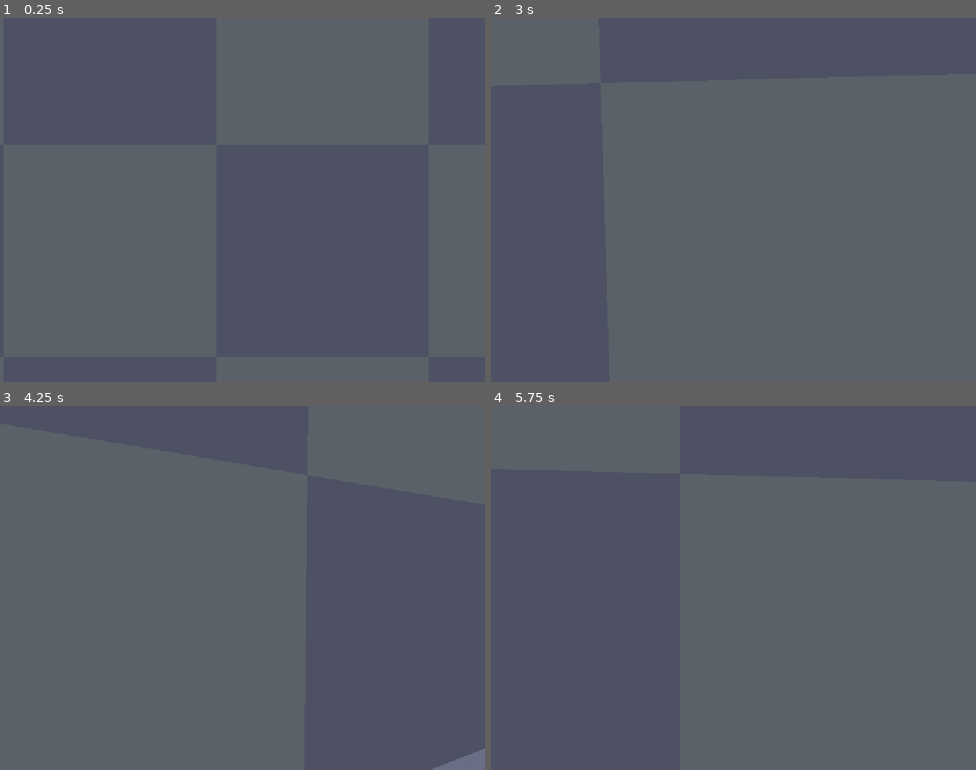
Above: before the commit, frames 1-4 (two rows, left to right).
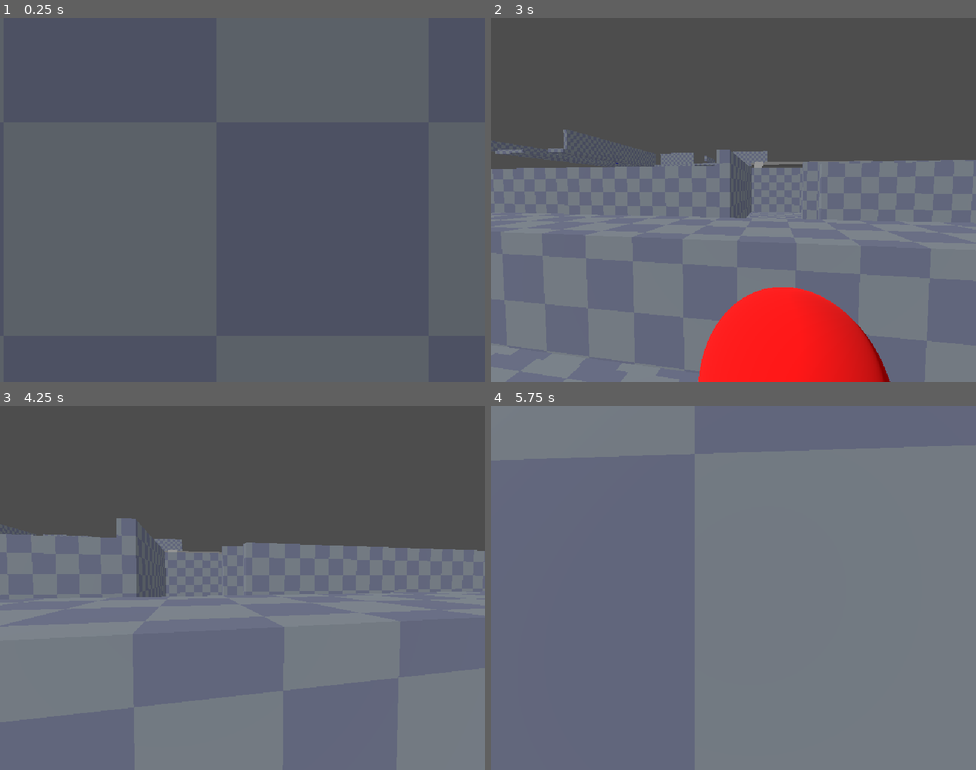
Above: after the commit, the same moments.

Repository: ktyldev/metros-edge
Game: Godot game, scene res://scenes/main.tscn
Same seed, same stepped clock (60 frames per second), same inputs: the game is played once before the commit and once after it.
Inputs (mouse positions are in pixels of both pictures, inside the frame that each line leads up to):
- Up to frame 1 (0.25 s): no input
- Up to frame 2 (3 s): tap Enter at 0.5, 2 s; move the mouse to (757, 200) at 0.52 s; hold Ctrl (crouch) 0.53-1.28 s; hold W (forward) from 0.53 s (still down); tap Space (jump) at 0.77, 1.25, 1.52, 2.75 s; move the mouse to (709, 200) at 1.27 s; right-click (709, 200) at 1.35 s; move the mouse to (743, 192) at 2.02 s; hold Shift (sprint) 2.03-2.78 s; move the mouse to (728, 207) at 2.77 s; tap Q (turn) at 2.85 s
- Up to frame 3 (4.25 s): keep holding W (forward); tap Space (jump) at 3.02, 3.77 s; move the mouse to (276, 591) at 3.52 s; hold Ctrl (crouch) from 3.53 s (still down)
- Up to frame 4 (5.75 s): keep holding W (forward); move the mouse to (694, 584) at 4.27 s; release Ctrl (crouch) at 4.28 s; right-click (694, 584) at 4.35 s; tap Space (jump) at 4.52 s; move the mouse to (738, 588) at 5.02 s; hold Shift (sprint) from 5.03 s (still down)

The runs differ from the first frame. In frame 2, 65% of the frame differs, in the area x 0-100%, y 0-100%; in frame 3, 70%; in frame 4, 96%.

Commit message:
Graybox + collision up to first turnstile

Diff:
--- a/metros-edge/scenes/environment/environment.tscn
+++ b/metros-edge/scenes/environment/environment.tscn
@@ -2,23 +2,32 @@
 
 [ext_resource type="PackedScene" uid="uid://bsq1gdc4f7624" path="res://scenes/environment/starting_platform.tscn" id="1_8nqbb"]
 [ext_resource type="PackedScene" uid="uid://ckq8i1qxrwru7" path="res://scenes/environment/turnstiles.tscn" id="2_4ff8o"]
+[ext_resource type="Material" uid="uid://cxa0qqjb8yxod" path="res://materials/graybox/graybox_mat.tres" id="2_58tnn"]
 [ext_resource type="PackedScene" uid="uid://56don1h463lh" path="res://scenes/environment/atrium.tscn" id="3_als2k"]
 [ext_resource type="PackedScene" uid="uid://ha5ko6i2cxv3" path="res://scenes/environment/end_platform.tscn" id="4_s0v2d"]
 
 [sub_resource type="BoxMesh" id="BoxMesh_jg88y"]
+material = ExtResource("2_58tnn")
 size = Vector3(6.171814, 0.892395, 16.361328)
 
 [sub_resource type="BoxMesh" id="BoxMesh_4ff8o"]
+material = ExtResource("2_58tnn")
 size = Vector3(6.171814, 0.892395, 16.361328)
+
+[sub_resource type="BoxShape3D" id="BoxShape3D_jg88y"]
+size = Vector3(23.88977, 1, 32.638535)
+
+[sub_resource type="BoxShape3D" id="BoxShape3D_58tnn"]
+size = Vector3(0.8862915, 6.8691406, 16.345913)
 
 [node name="Environment" type="Node3D" unique_id=437154403]
 
 [node name="Greybox" type="Node3D" parent="." unique_id=1592725347]
 
 [node name="StartingPlatform" parent="Greybox" unique_id=247923355 instance=ExtResource("1_8nqbb")]
-transform = Transform3D(1, 0, 0, 0, 1, 0, 0, 0, 1, -0.19665146, 0.109436035, 57.14059)
+transform = Transform3D(1, 0, 0, 0, 1, 0, 0, 0, 1, -0.19665146, 0.010986328, 57.14059)
 
-[node name="Tunnel1" type="Node3D" parent="Greybox" unique_id=1256782497]
+[node name="Tunnel1" type="StaticBody3D" parent="Greybox" unique_id=772833701]
 transform = Transform3D(1, 0, 0, 0, 1, 0, 0, 0, 1, -0.19665146, 0, 32.7993)
 
 [node name="Floor1" type="MeshInstance3D" parent="Greybox/Tunnel1" unique_id=1725239072]
@@ -48,6 +57,26 @@
 [node name="Wall4" type="MeshInstance3D" parent="Greybox/Tunnel1" unique_id=1148805234]
 transform = Transform3D(-5.7320566e-15, 1.3113416e-07, -1, -1, -4.371139e-08, 0, -4.371139e-08, 1, 1.3113416e-07, 10.9815235, 2.7970057, 6.025173)
 mesh = SubResource("BoxMesh_4ff8o")
+
+[node name="CollisionShape3D" type="CollisionShape3D" parent="Greybox/Tunnel1" unique_id=1907671626]
+transform = Transform3D(1, 0, 0, 0, 1, 0, 0, 0, 1, 7.9535522, -0.5, -0.5000763)
+shape = SubResource("BoxShape3D_jg88y")
+
+[node name="CollisionShape3D2" type="CollisionShape3D" parent="Greybox/Tunnel1" unique_id=1359324325]
+transform = Transform3D(1, 0, 0, 0, 1, 0, 0, 0, 1, -3.5481873, 2.4345703, 7.6462326)
+shape = SubResource("BoxShape3D_58tnn")
+
+[node name="CollisionShape3D3" type="CollisionShape3D" parent="Greybox/Tunnel1" unique_id=638211284]
+transform = Transform3D(1, 0, 0, 0, 1, 0, 0, 0, 1, 19.4605, 2.4345703, -2.6405716)
+shape = SubResource("BoxShape3D_58tnn")
+
+[node name="CollisionShape3D4" type="CollisionShape3D" parent="Greybox/Tunnel1" unique_id=1232849633]
+transform = Transform3D(-4.371139e-08, 0, -1, 0, 1, 0, 1, 0, -4.371139e-08, 10.999929, 2.4345703, 6.0209274)
+shape = SubResource("BoxShape3D_58tnn")
+
+[node name="CollisionShape3D5" type="CollisionShape3D" parent="Greybox/Tunnel1" unique_id=126045166]
+transform = Transform3D(-4.371139e-08, 0, -1, 0, 1, 0, 1, 0, -4.371139e-08, 4.889578, 2.4345703, -0.9990921)
+shape = SubResource("BoxShape3D_58tnn")
 
 [node name="Turnstiles" parent="Greybox" unique_id=2135899008 instance=ExtResource("2_4ff8o")]
 transform = Transform3D(1, 0, 0, 0, 1, 0, 0, 0, 1, 15.736181, 0, 7.119705)
--- a/metros-edge/scenes/environment/starting_platform.tscn
+++ b/metros-edge/scenes/environment/starting_platform.tscn
@@ -1,6 +1,9 @@
 [gd_scene format=3 uid="uid://bsq1gdc4f7624"]
 
 [ext_resource type="PackedScene" uid="uid://c3pubuujs71cs" path="res://scenes/environment/platform.tscn" id="1_p7wm6"]
+
+[sub_resource type="BoxShape3D" id="BoxShape3D_375kw"]
+size = Vector3(46.78279, 4.935913, 1)
 
 [sub_resource type="StandardMaterial3D" id="StandardMaterial3D_375kw"]
 albedo_color = Color(1, 0, 0, 1)
@@ -21,6 +24,17 @@
 [node name="DoorWall" parent="Platform2" index="1" unique_id=1728589186]
 visible = true
 
+[node name="StaticBody3D2" type="StaticBody3D" parent="Platform2/DoorWall" index="2" unique_id=824258936]
+transform = Transform3D(1, 0, 0, 0, 1, 0, 0, 0, 1, -4.768372e-07, 2.451268, 2.9164748)
+
+[node name="CollisionShape3D" type="CollisionShape3D" parent="Platform2/DoorWall/StaticBody3D2" unique_id=2065579265]
+transform = Transform3D(1, 0, 0, 0, 1, 0, 0, 0, 1, 26.61221, 0.05340576, 0)
+shape = SubResource("BoxShape3D_375kw")
+
+[node name="CollisionShape3D2" type="CollisionShape3D" parent="Platform2/DoorWall/StaticBody3D2" unique_id=1343866883]
+transform = Transform3D(1, 0, 0, 0, 1, 0, 0, 0, 1, -26.228054, 0.05340576, -3.8146973e-06)
+shape = SubResource("BoxShape3D_375kw")
+
 [node name="SolidWall" parent="Platform2" index="2" unique_id=2105825161]
 visible = false
 
--- a/metros-edge/scenes/environment/turnstiles.tscn
+++ b/metros-edge/scenes/environment/turnstiles.tscn
@@ -1,17 +1,35 @@
 [gd_scene format=3 uid="uid://ckq8i1qxrwru7"]
 
+[ext_resource type="Material" uid="uid://cxa0qqjb8yxod" path="res://materials/graybox/graybox_mat.tres" id="1_prkmf"]
+
 [sub_resource type="BoxMesh" id="BoxMesh_8nqbb"]
+material = ExtResource("1_prkmf")
 size = Vector3(17.832977, 0.892395, 16.361328)
 
 [sub_resource type="BoxMesh" id="BoxMesh_375kw"]
+material = ExtResource("1_prkmf")
 size = Vector3(14.702209, 2.0031738, 1)
 
-[node name="Turnstiles" type="Node3D" unique_id=2135899008]
+[sub_resource type="BoxShape3D" id="BoxShape3D_jg88y"]
+size = Vector3(16.34967, 1, 17.842285)
+
+[sub_resource type="BoxShape3D" id="BoxShape3D_brfyq"]
+size = Vector3(16.34967, 1.874939, 1.0147095)
+
+[node name="Turnstiles" type="StaticBody3D" unique_id=1607049778]
 
 [node name="Floor1" type="MeshInstance3D" parent="." unique_id=1508420081]
 transform = Transform3D(-4.371139e-08, 0, -1, 0, 1, 0, 1, 0, -4.371139e-08, 0, -0.46, 0)
 mesh = SubResource("BoxMesh_8nqbb")
 
-[node name="MeshInstance3D" type="MeshInstance3D" parent="." unique_id=341322314]
+[node name="Barrier" type="MeshInstance3D" parent="." unique_id=341322314]
 transform = Transform3D(1, 0, 0, 0, 1, 0, 0, 0, 1, 0.14413452, 1.894439, 0)
 mesh = SubResource("BoxMesh_375kw")
+
+[node name="CollisionShape3D" type="CollisionShape3D" parent="." unique_id=2050653625]
+transform = Transform3D(1, 0, 0, 0, 1, 0, 0, 0, 1, 0.02255249, -0.5, 0.009033203)
+shape = SubResource("BoxShape3D_jg88y")
+
+[node name="CollisionShape3D2" type="CollisionShape3D" parent="." unique_id=537399245]
+transform = Transform3D(1, 0, 0, 0, 1, 0, 0, 0, 1, 0.02255249, 1.8661194, -0.009185791)
+shape = SubResource("BoxShape3D_brfyq")
